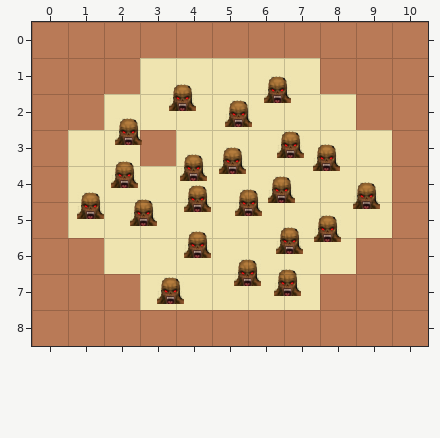
Level history. Tiled map: Adventure/res/rooms/arena.room.tmx. The first picture shows the starting point.
Cells are 64x64 px. Shown: x 0..10, y 0..8.
New version:
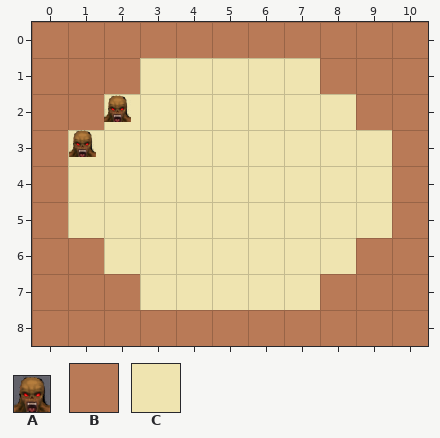
Key: from "thug": A 0; from "tiles": B 0, C 1.
_ is an empty cell, . an unchanged one.
Objects are placed by their top-left corner, in cells (3,4 is the top-left corner of cell 3,4); size is 1x1 cell unless given.
Edits made:
--- layer "tiles"
@@ x 3..3 @@
-3 B
+3 C
--- layer "thugs"
-A at 2.3,2.7 size 0.8x0.8
+A at 2,2 size 0.8x0.8
-A at 1.2,4.7 size 0.8x0.8
+A at 1,3 size 0.8x0.8
-A at 6.5,1.5 size 0.8x0.8
-A at 3.8,1.7 size 0.8x0.8
-A at 5.4,2.2 size 0.8x0.8
-A at 6.8,3 size 0.8x0.8
-A at 7.8,3.4 size 0.8x0.8
-A at 5.2,3.5 size 0.8x0.8
-A at 4.1,3.7 size 0.8x0.8
-A at 2.2,3.9 size 0.8x0.8
-A at 6.6,4.3 size 0.8x0.8
-A at 8.9,4.4 size 0.8x0.8
-A at 4.2,4.5 size 0.8x0.8
-A at 5.6,4.6 size 0.8x0.8
-A at 2.7,4.9 size 0.8x0.8
-A at 7.8,5.4 size 0.8x0.8
-A at 6.8,5.7 size 0.8x0.8
-A at 4.2,5.8 size 0.8x0.8
-A at 5.6,6.6 size 0.8x0.8
-A at 6.7,6.9 size 0.8x0.8
-A at 3.5,7.1 size 0.8x0.8
